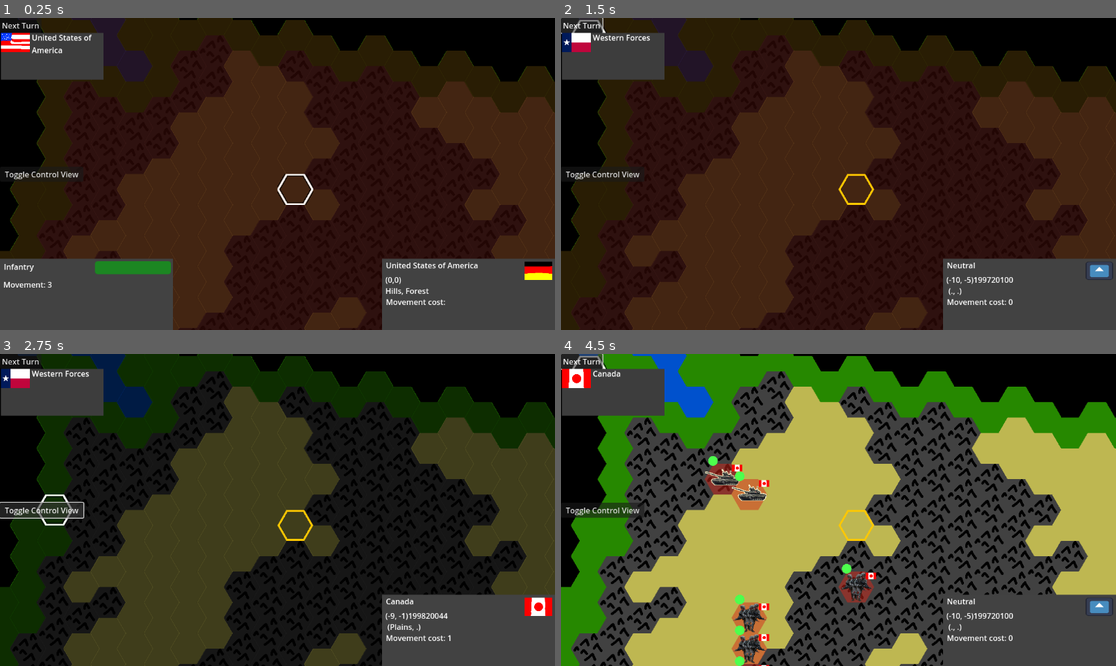
Above: before the commit, frames 1-4 (two rows, left to right).
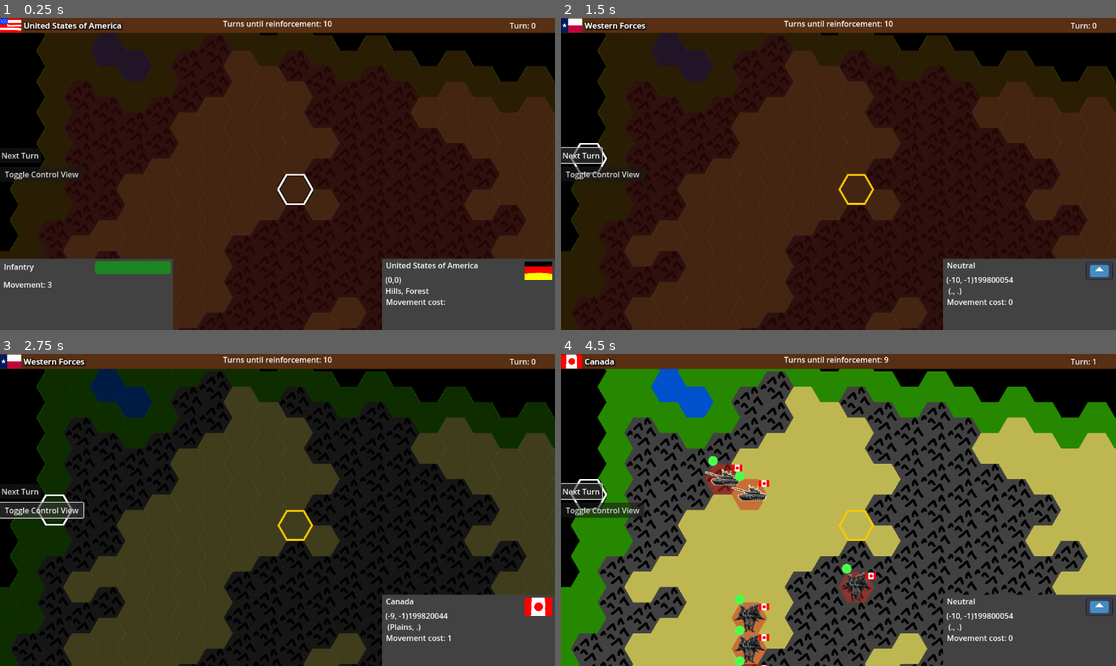
Above: after the commit, the same moments.

Repository: kralinc/cw2100game
Game: Godot game, scene res://root.tscn
Same seed, same stepped clock (60 frames per second), same inputs: the game is played once before the commit and once after it. The engine's default icon, where the game draws it, is replaced by a stand-in: a white triangle on a blue panel in a dark square.
Inputs:
- Up to frame 1 (0.25 s): no input
- Up to frame 2 (1.5 s): click "Next Turn" at 0.5 s; click "Next Turn" at 1.25 s
- Up to frame 3 (2.75 s): click "Toggle Control View" at 2 s
- Up to frame 4 (4.5 s): click "Toggle Control View" at 2.75 s; click "Toggle Control View" at 3.5 s; click "Next Turn" at 4.25 s

The runs differ from the first frame. In frame 1, 7.5% of the frame differs, in the area x 0-100%, y 0-46%; in frame 2, 8.1%; in frame 3, 7.7%; in frame 4, 8.2%, in the area x 0-100%, y 0-85%.

Commit message:
Modified top bar UI. Added counter for wave reinforcement

Diff:
--- a/HUDController.gd
+++ b/HUDController.gd
@@ -38,8 +38,10 @@
 	$UnitInfo/MovementLabel.text = "Movement: %s" % unit.movePoints
 
 func setPlayerInfo() -> void:
-	$PlayerInfo/NameLabel.text = Global.factions[Global.currentPlayer].fullName
-	$PlayerInfo/Flag.texture = Global.factions[Global.currentPlayer].flag
+	$TopPanel/NameLabel.text = Global.factions[Global.currentPlayer].fullName
+	$TopPanel/Flag.texture = Global.factions[Global.currentPlayer].flag
+	$TopPanel/TurnLabel.text = "Turn: %d" % (Global.turn / 4)
+	$TopPanel/TurnsUntilReinforceLabel.text = "Turns until reinforcement: %d" % (10 - ((Global.turn / 4) % 10))
 
 
 func _on_map_next_turn() -> void:
--- a/global.gd
+++ b/global.gd
@@ -12,6 +12,7 @@
 var currentPlayer:int = 1
 
 var turn = 1
+var interactionState:String
 
 # Called when the node enters the scene tree for the first time.
 func _ready() -> void:
--- a/root.tscn
+++ b/root.tscn
@@ -19,6 +19,12 @@
 
 [sub_resource type="CurveTexture" id="CurveTexture_0ystd"]
 curve = SubResource("Curve_noobe")
+
+[sub_resource type="LabelSettings" id="LabelSettings_8kvbf"]
+font_size = 17
+outline_size = 1
+shadow_size = 10
+shadow_color = Color(0, 0, 0, 0.560784)
 
 [sub_resource type="TileSetAtlasSource" id="TileSetAtlasSource_dg4gh"]
 texture = ExtResource("1_n0h2r")
@@ -208,6 +214,58 @@
 [node name="HUD" type="CanvasLayer" parent="."]
 script = ExtResource("4_kr5ul")
 
+[node name="TopPanel" type="ColorRect" parent="HUD"]
+anchors_preset = 10
+anchor_right = 1.0
+offset_bottom = 31.0
+grow_horizontal = 2
+color = Color(0.343931, 0.183065, 0.0750184, 1)
+metadata/_edit_lock_ = true
+
+[node name="Flag" type="TextureRect" parent="HUD/TopPanel"]
+layout_mode = 0
+offset_top = 1.0
+offset_right = 44.0
+offset_bottom = 30.0
+texture = ExtResource("4_wtva4")
+expand_mode = 3
+
+[node name="NameLabel" type="Label" parent="HUD/TopPanel"]
+layout_mode = 0
+offset_left = 49.0
+offset_top = 3.0
+offset_right = 318.0
+offset_bottom = 27.0
+text = "United States of America"
+label_settings = SubResource("LabelSettings_8kvbf")
+autowrap_mode = 2
+
+[node name="TurnsUntilReinforceLabel" type="Label" parent="HUD/TopPanel"]
+layout_mode = 1
+anchors_preset = 5
+anchor_left = 0.5
+anchor_right = 0.5
+offset_left = -113.5
+offset_right = 113.5
+offset_bottom = 23.0
+grow_horizontal = 2
+text = "Turns until reinforcement: 99"
+
+[node name="TurnLabel" type="Label" parent="HUD/TopPanel"]
+layout_mode = 1
+anchors_preset = 6
+anchor_left = 1.0
+anchor_top = 0.5
+anchor_right = 1.0
+anchor_bottom = 0.5
+offset_left = -94.0
+offset_top = -11.5
+offset_right = -21.0
+offset_bottom = 11.5
+grow_horizontal = 0
+grow_vertical = 2
+text = "Turn: 999"
+
 [node name="Button" type="Button" parent="HUD"]
 anchors_preset = 4
 anchor_top = 0.5
@@ -315,32 +373,16 @@
 text = "Movement: 3"
 
 [node name="Button2" type="Button" parent="HUD"]
-offset_right = 8.0
-offset_bottom = 8.0
+anchors_preset = 4
+anchor_top = 0.5
+anchor_bottom = 0.5
+offset_left = -1.0
+offset_top = -54.0
+offset_right = 85.0
+offset_bottom = -23.0
+grow_vertical = 2
+size_flags_horizontal = 0
 text = "Next Turn"
-
-[node name="PlayerInfo" type="ColorRect" parent="HUD"]
-offset_left = 2.0
-offset_top = 31.0
-offset_right = 215.0
-offset_bottom = 128.0
-color = Color(0.241156, 0.241156, 0.241156, 1)
-
-[node name="Flag" type="TextureRect" parent="HUD/PlayerInfo"]
-layout_mode = 0
-offset_right = 40.0
-offset_bottom = 40.0
-texture = ExtResource("4_wtva4")
-expand_mode = 3
-
-[node name="NameLabel" type="Label" parent="HUD/PlayerInfo"]
-layout_mode = 0
-offset_left = 64.0
-offset_top = -2.0
-offset_right = 208.0
-offset_bottom = 51.0
-text = "United States of America"
-autowrap_mode = 2
 
 [node name="Map" type="Node2D" parent="."]
 script = ExtResource("2_qdjwj")
Not shown: 1 places in root.tscn that only renumber resources
